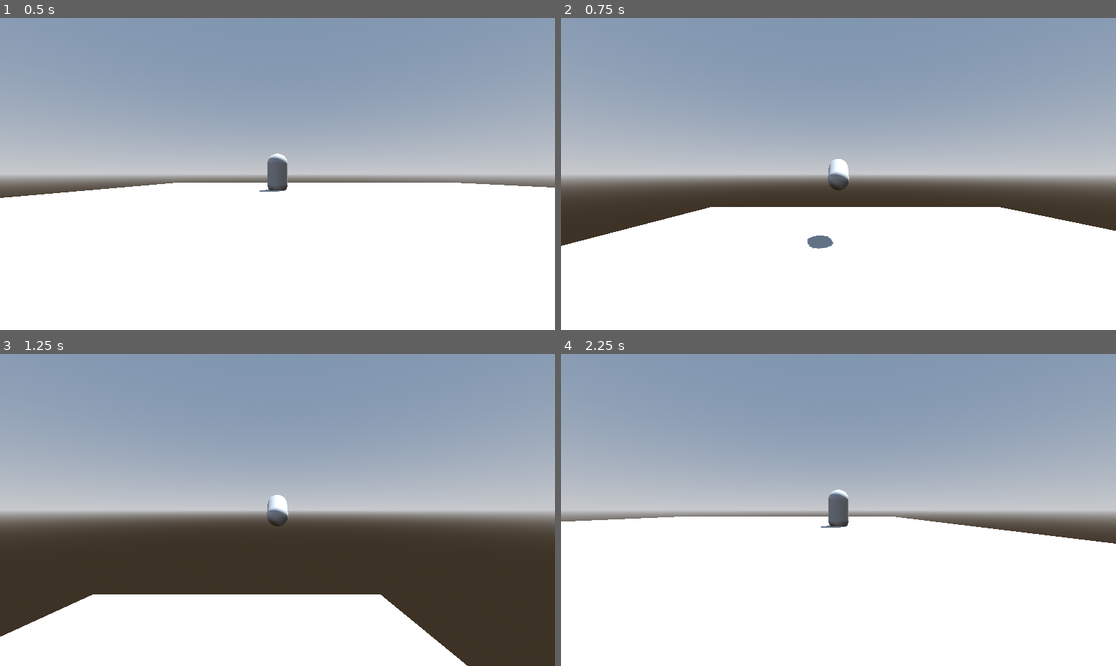
Above: before the commit, frames 1-4 (two rows, left to right).
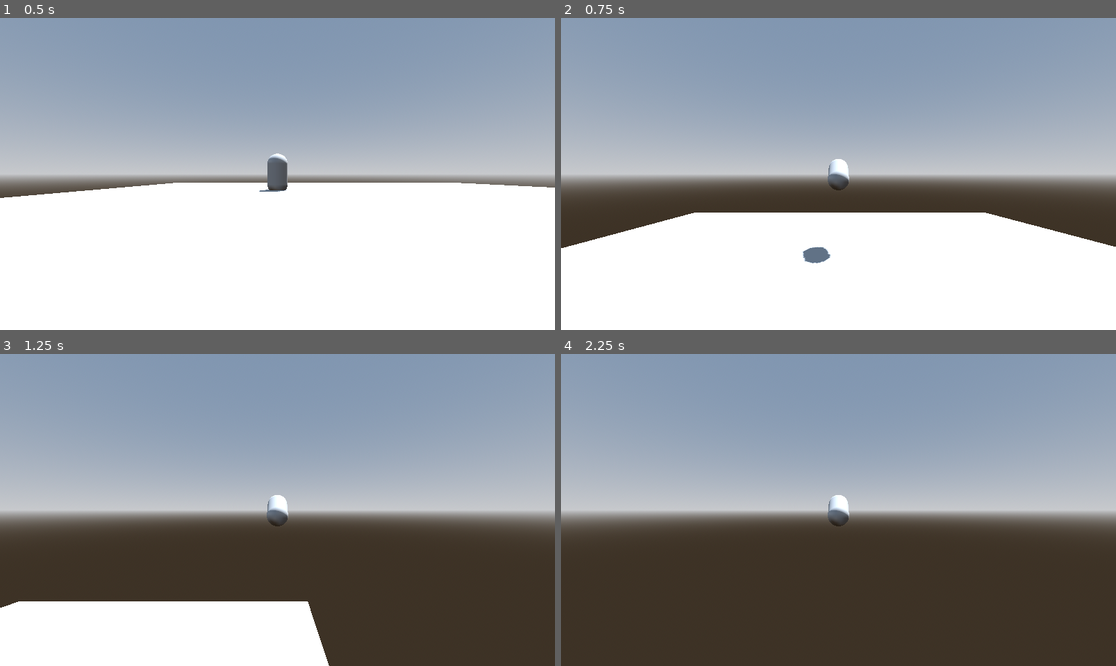
Above: after the commit, the same moments.

Repository: CE-Studio/Kevin3D4
Game: Godot game, scene res://Scenes/game.tscn
The game is run twice, just before and just after one commit, with the same random seed, the same clock (stepped at 60 frames per second) and the same inputs.
Inputs (mouse positions are in pixels of both pictures, inside the frame that each line leads up to):
- Up to frame 1 (0.5 s): no input
- Up to frame 2 (0.75 s): tap Enter (ui_accept) at 0.5 s; move the mouse to (960, 158) at 0.52 s; hold Right (ui_right) from 0.53 s (still down); tap Shift (Dive) at 0.6 s
- Up to frame 3 (1.25 s): keep holding Right (ui_right); tap Enter (ui_accept) at 0.77 s
- Up to frame 4 (2.25 s): move the mouse to (727, 525) at 1.27 s; release Right (ui_right) at 1.28 s; hold Down (ui_down) 1.28-2.03 s; right-click (727, 525) at 1.35 s; tap Enter (ui_accept) at 1.52 s; tap Shift (Dive) at 1.55, 2.1 s; move the mouse to (894, 441) at 2.02 s; hold Right (ui_right) from 2.03 s (still down)

Frame 1 is identical in both runs. In frame 2, 2.3% of the frame differs, in the area x 0-100%, y 60-79%; in frame 3, 6.1%; in frame 4, 46%, in the area x 0-100%, y 43-100%.

Commit message:
player movement

Diff:
--- a/Scenes/Player.gd
+++ b/Scenes/Player.gd
@@ -3,9 +3,11 @@
 
 const SPEED = 10.0
 const JUMP_VELOCITY = 15
-const DIVE_VELOCITY = 70.0
+const DIVE_VELOCITY = 10
 var jumps = 0
 var dives = 0
+var direction2 = Vector3.ZERO
+var isDiving:bool = false
 
 # Get the gravity from the project settings to be synced with RigidBody nodes.
 var gravity = ProjectSettings.get_setting("physics/3d/default_gravity")
@@ -14,12 +16,7 @@
 func _physics_process(delta):
 
 
-	#dive
-	if Input.is_action_just_pressed("Dive") and dives < 1:
-		velocity.y = DIVE_VELOCITY / 10
-		velocity.x = DIVE_VELOCITY
-		dives += 1
-		$MeshInstance3D.rotate_x(-1)
+
 	# Add the gravity.
 	if not is_on_floor():
 		velocity.y -= gravity * delta
@@ -27,6 +24,7 @@
 		jumps = 0
 		dives = 0
 		$MeshInstance3D.rotation_degrees = Vector3(0, 0, 0)
+		isDiving = false
 
 	# Handle jump and double jump
 	if Input.is_action_just_pressed("ui_accept") and jumps < 2:
@@ -39,25 +37,29 @@
 	if direction:
 		velocity.x = direction.x * SPEED
 		velocity.z = direction.z * SPEED
+		direction2 = direction
 	else:
 		velocity.x = move_toward(velocity.x, 0, SPEED)
 		velocity.z = move_toward(velocity.z, 0, SPEED)
 
 
+
 	#dive
 	if Input.is_action_just_pressed("Dive") and dives < 1:
-		velocity.y = DIVE_VELOCITY / 20
-		if direction:
-			velocity.x += direction.x * DIVE_VELOCITY
-			velocity.z += direction.z * DIVE_VELOCITY
+		velocity.y = DIVE_VELOCITY
 		dives += 1
 		$MeshInstance3D.rotate_x(-1)
+		isDiving = true
+	if isDiving:
+		velocity.x += direction2.x * DIVE_VELOCITY
+		velocity.z += direction2.z * DIVE_VELOCITY
+
 
 	move_and_slide()
 
 
 
-func _process(delta):
+func _process(_delta):
 	if Input.is_action_pressed("Camera"):
 		Input.mouse_mode = Input.MOUSE_MODE_CAPTURED
 	else:
